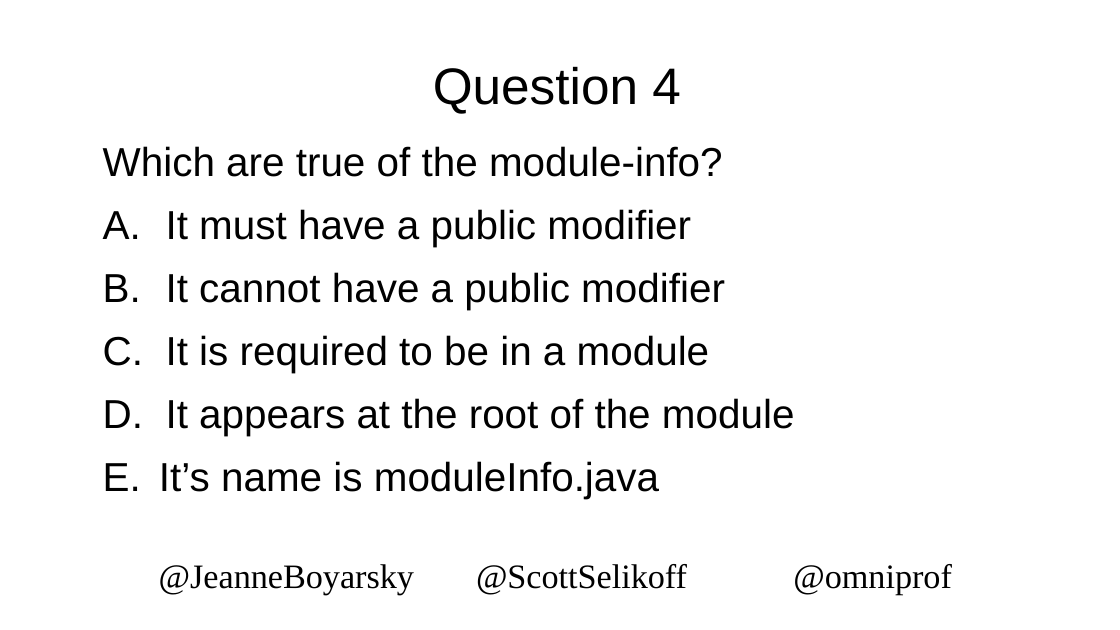
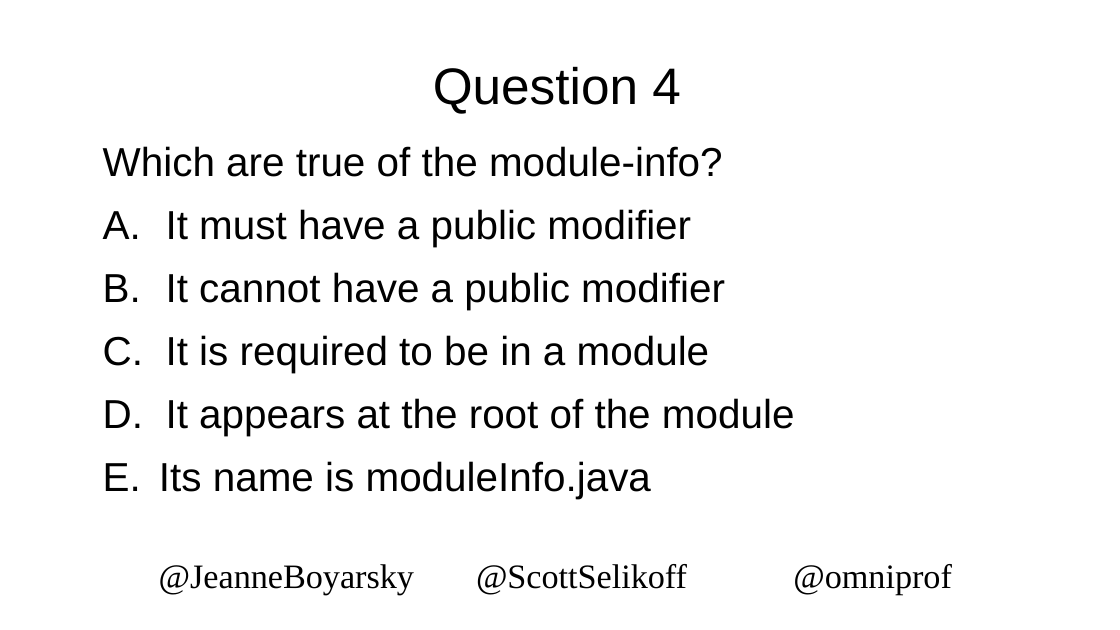
Before and after one commit to boyarsky/2019-oraclecodeone-cert-hol, a slide deck: slide 23 of 2019-OracleCodeOne-HOL.pptx. Drawn at 1120x630 pixels with LibreOffice and Linux fonts; fonts in the diff are those of the drawing; background and template pictures are left out. Boxes give left, top, right and bottom in pixels: in the first picture for what was removed or moved away, otherwise in the second. Text is boxed around its words. In the diff, an @@ line names an element or a change of style, - is before the commit and + after.

```diff
--- a/2019-OracleCodeOne-HOL.pptx
+++ b/2019-OracleCodeOne-HOL.pptx
@@ text at <box>103,461,651,499</box>: text changed @@
-E. It’s name is moduleInfo.java
+E. Its name is moduleInfo.java
```
Also in this commit, not shown: 13 other slides changed.
